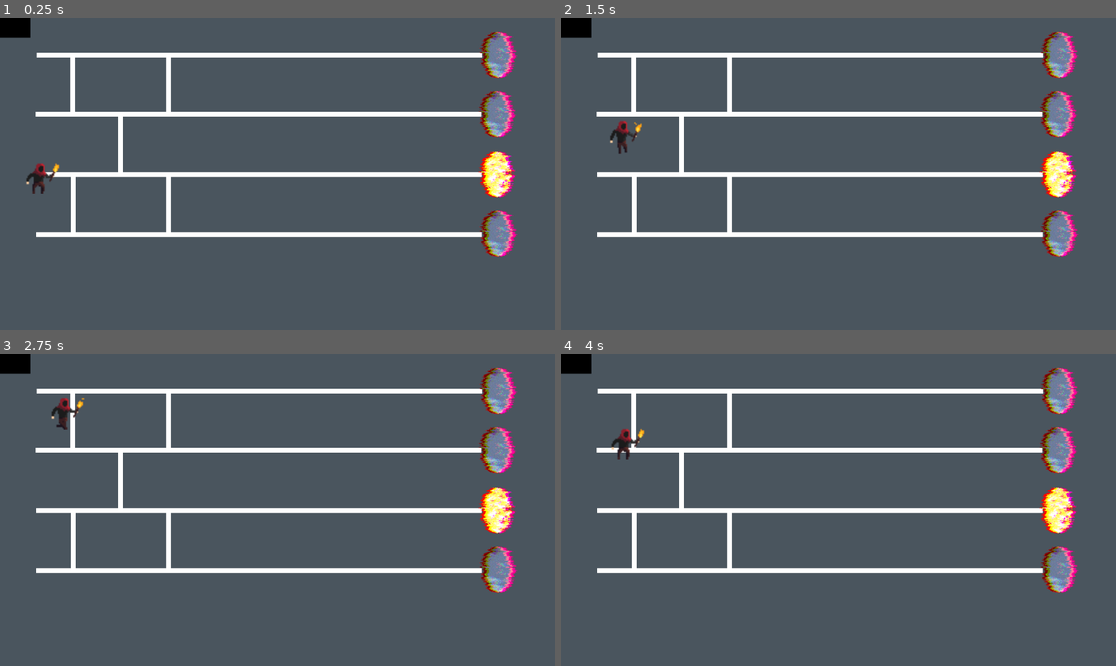
Above: before the commit, frames 1-4 (two rows, left to right).
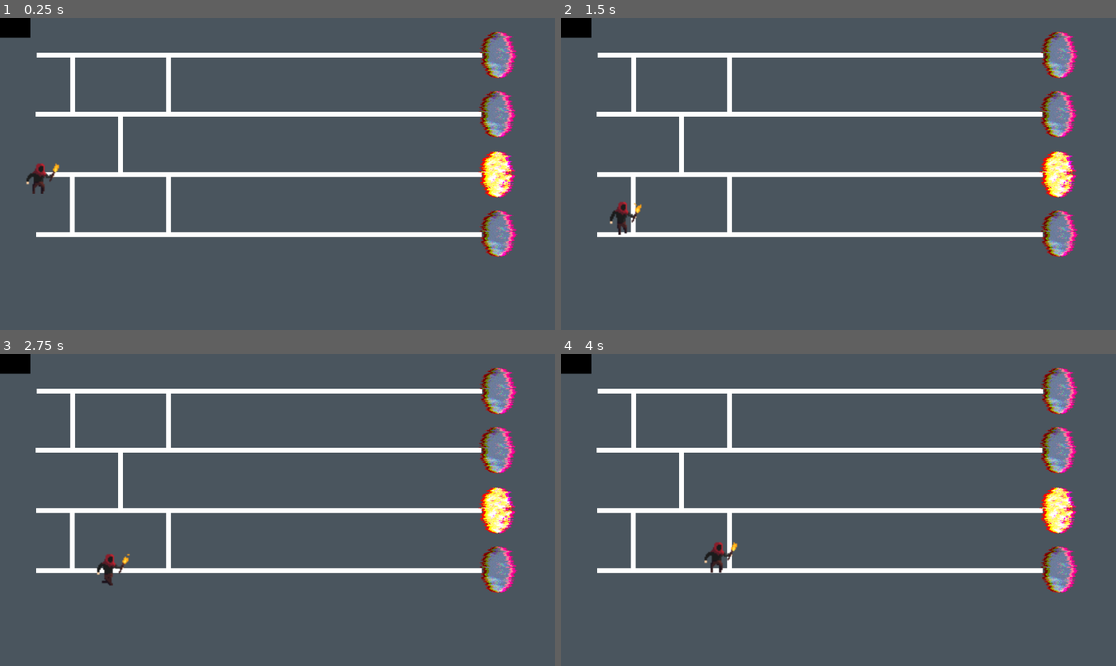
Above: after the commit, the same moments.

Repository: vescito/gae_void
Game: Godot game, scene res://main_scene.tscn
Two runs of this game, one before a commit and one after it. Both use one fixed random seed, a clock stepped at 60 frames per second and the inputs below. The engine's default icon, where the game draws it, is replaced by a stand-in: a white triangle on a blue panel in a dark square. Video files are missing from this copy of the repository; at most half a second of black plays in their place.
Inputs (mouse positions are in pixels of both pictures, inside the frame that each line leads up to):
- Up to frame 1 (0.25 s): no input
- Up to frame 2 (1.5 s): move the mouse to (821, 55) at 0.52 s; click (821, 55) at 0.67 s; move the mouse to (821, 114) at 1.27 s; click (821, 114) at 1.42 s
- Up to frame 3 (2.75 s): move the mouse to (260, 510) at 2.02 s; click (260, 510) at 2.17 s
- Up to frame 4 (4 s): move the mouse to (821, 569) at 2.77 s; click (821, 569) at 2.92 s; move the mouse to (1005, 556) at 3.52 s; click (1005, 556) at 3.67 s

The runs differ from the first frame. In frame 1, less than 0.1% of the frame differs, in the area x 12-14%, y 50-69%; in frame 2, 0.6%; in frame 3, 0.6%; in frame 4, 0.6%, in the area x 9-32%, y 23-71%.

Commit message:
Bugs

Diff:
--- a/Assets/Animations/Animations.tres
+++ b/Assets/Animations/Animations.tres
@@ -1,9 +1,9 @@
 [gd_resource type="SpriteFrames" load_steps=91 format=3 uid="uid://def6lpf4xhrgf"]
 
-[ext_resource type="Texture2D" uid="uid://da0oiqfktosn6" path="res://assets/Cave Explorer (Animated Pixel Art)/Animation Sprite Sheets (PNG)/DeathCaveExplorer-Sheet.png" id="1_eonda"]
-[ext_resource type="Texture2D" uid="uid://kupksq14yoj6" path="res://assets/Cave Explorer (Animated Pixel Art)/Animation Sprite Sheets (PNG)/HurtCaveExplorer-Sheet.png" id="2_3lbxs"]
-[ext_resource type="Texture2D" uid="uid://bg4mmtpuaik7v" path="res://assets/Cave Explorer (Animated Pixel Art)/Animation Sprite Sheets (PNG)/IdleCaveExplorer-Sheet.png" id="3_hls8g"]
-[ext_resource type="Texture2D" uid="uid://c61fyg5kv4qkr" path="res://assets/Cave Explorer (Animated Pixel Art)/Animation Sprite Sheets (PNG)/WalkingCaveExplorer-Sheet.png" id="4_hg058"]
+[ext_resource type="Texture2D" uid="uid://da0oiqfktosn6" path="res://Assets/Cave Explorer (Animated Pixel Art)/Animation Sprite Sheets (PNG)/DeathCaveExplorer-Sheet.png" id="1_eonda"]
+[ext_resource type="Texture2D" uid="uid://kupksq14yoj6" path="res://Assets/Cave Explorer (Animated Pixel Art)/Animation Sprite Sheets (PNG)/HurtCaveExplorer-Sheet.png" id="2_3lbxs"]
+[ext_resource type="Texture2D" uid="uid://bg4mmtpuaik7v" path="res://Assets/Cave Explorer (Animated Pixel Art)/Animation Sprite Sheets (PNG)/IdleCaveExplorer-Sheet.png" id="3_hls8g"]
+[ext_resource type="Texture2D" uid="uid://c61fyg5kv4qkr" path="res://Assets/Cave Explorer (Animated Pixel Art)/Animation Sprite Sheets (PNG)/WalkingCaveExplorer-Sheet.png" id="4_hg058"]
 [ext_resource type="Texture2D" uid="uid://ca6fwet08genp" path="res://Assets/Glitch Portals/V2 (256x256)/1_000.png" id="4_skydy"]
 [ext_resource type="Texture2D" uid="uid://c0hossjqk0v2l" path="res://Assets/Glitch Portals/V2 (256x256)/1_001.png" id="5_f0e0m"]
 [ext_resource type="Texture2D" uid="uid://dpyukhihyo2k5" path="res://Assets/Glitch Portals/V2 (256x256)/1_002.png" id="6_4m8tt"]
--- a/Scripts/Crossing.gd
+++ b/Scripts/Crossing.gd
@@ -7,5 +7,6 @@
 signal takeTurn(l1, l2, mf)
 
 func _on_crossing_body_entered(body):
+	print("Über: ",line1," von/zu ",line2)
 	emit_signal("takeTurn", line1, line2, moveForward)
 	pass # Replace with function body.
--- a/main_scene.tscn
+++ b/main_scene.tscn
@@ -22,13 +22,268 @@
 [node name="MainScene" type="Node2D"]
 script = ExtResource("1_e6rvp")
 
+[node name="Main Lines" type="Node2D" parent="."]
+
+[node name="Crossing4" type="Area2D" parent="Main Lines" node_paths=PackedStringArray("line1", "line2")]
+position = Vector2(350, 200)
+script = ExtResource("1_gxbo7")
+line1 = NodePath("../../Connectors/Area1/Line2D4")
+line2 = NodePath("../Line2D_2")
+
+[node name="CollisionShape2D" type="CollisionShape2D" parent="Main Lines/Crossing4"]
+position = Vector2(1, 0)
+shape = SubResource("CircleShape2D_mfe7w")
+
+[node name="Crossing3" type="Area2D" parent="Main Lines/Crossing4" node_paths=PackedStringArray("line1", "line2")]
+position = Vector2(0, -125)
+script = ExtResource("1_gxbo7")
+line1 = NodePath("../../../Connectors/Area1/Line2D4")
+line2 = NodePath("../../Line2D_1")
+moveForward = true
+
+[node name="CollisionShape2D" type="CollisionShape2D" parent="Main Lines/Crossing4/Crossing3"]
+position = Vector2(1, 0)
+shape = SubResource("CircleShape2D_mfe7w")
+
+[node name="Crossing2" type="Area2D" parent="Main Lines" node_paths=PackedStringArray("line1", "line2")]
+position = Vector2(150, 200)
+script = ExtResource("1_gxbo7")
+line1 = NodePath("../../Connectors/Area1/Line2D")
+line2 = NodePath("../Line2D_2")
+
+[node name="CollisionShape2D" type="CollisionShape2D" parent="Main Lines/Crossing2"]
+position = Vector2(1, 0)
+shape = SubResource("CircleShape2D_mfe7w")
+
+[node name="Crossing" type="Area2D" parent="Main Lines/Crossing2" node_paths=PackedStringArray("line1", "line2")]
+position = Vector2(0, -125)
+script = ExtResource("1_gxbo7")
+line1 = NodePath("../../../Connectors/Area1/Line2D")
+line2 = NodePath("../../Line2D_1")
+moveForward = true
+
+[node name="CollisionShape2D" type="CollisionShape2D" parent="Main Lines/Crossing2/Crossing"]
+position = Vector2(1, 0)
+shape = SubResource("CircleShape2D_mfe7w")
+
+[node name="Line2D_1" type="Line2D" parent="Main Lines"]
+unique_name_in_owner = true
+position = Vector2(1, 2)
+points = PackedVector2Array(75, 75, 1000, 75)
+
+[node name="Finish_1" type="Area2D" parent="Main Lines/Line2D_1"]
+position = Vector2(1032, 74)
+
+[node name="CollisionShape2D" type="CollisionShape2D" parent="Main Lines/Line2D_1/Finish_1"]
+scale = Vector2(3, 3)
+shape = SubResource("RectangleShape2D_k68mm")
+
+[node name="Void_1" type="AnimatedSprite2D" parent="Main Lines/Line2D_1/Finish_1"]
+position = Vector2(-2, 124)
+scale = Vector2(0.4, 0.4)
+sprite_frames = ExtResource("4_80jq1")
+animation = &"void"
+frame_progress = 0.542518
+speed_scale = 2.5
+
+[node name="Area2D_1" type="Area2D" parent="Main Lines/Line2D_1"]
+
+[node name="CollisionShape2D" type="CollisionShape2D" parent="Main Lines/Line2D_1/Area2D_1"]
+position = Vector2(537.5, 75)
+shape = SubResource("RectangleShape2D_774y4")
+
+[node name="Line2D_2" type="Line2D" parent="Main Lines"]
+unique_name_in_owner = true
+position = Vector2(-1, 0)
+points = PackedVector2Array(75, 200, 1000, 200)
+
+[node name="Finish_2" type="Area2D" parent="Main Lines/Line2D_2"]
+position = Vector2(1032, 200)
+
+[node name="CollisionShape2D" type="CollisionShape2D" parent="Main Lines/Line2D_2/Finish_2"]
+scale = Vector2(3, 3)
+shape = SubResource("RectangleShape2D_k68mm")
+
+[node name="Void2" type="AnimatedSprite2D" parent="Main Lines/Line2D_2/Finish_2"]
+position = Vector2(2, -123)
+scale = Vector2(0.4, 0.4)
+sprite_frames = ExtResource("4_80jq1")
+animation = &"void"
+speed_scale = 2.5
+
+[node name="Area2D_2" type="Area2D" parent="Main Lines/Line2D_2"]
+position = Vector2(0, 125)
+
+[node name="CollisionShape2D" type="CollisionShape2D" parent="Main Lines/Line2D_2/Area2D_2"]
+position = Vector2(537.5, 75)
+shape = SubResource("RectangleShape2D_774y4")
+
+[node name="Line2D_3" type="Line2D" parent="Main Lines"]
+unique_name_in_owner = true
+points = PackedVector2Array(75, 325, 1000, 325)
+
+[node name="Finish_3" type="Area2D" parent="Main Lines/Line2D_3"]
+position = Vector2(1031, 325)
+
+[node name="CollisionShape2D" type="CollisionShape2D" parent="Main Lines/Line2D_3/Finish_3"]
+scale = Vector2(3, 3)
+shape = SubResource("RectangleShape2D_k68mm")
+
+[node name="FinishSprite" type="Sprite2D" parent="Main Lines/Line2D_3/Finish_3"]
+scale = Vector2(0.4, 0.4)
+texture = ExtResource("6_67o1n")
+
+[node name="Area2D_3" type="Area2D" parent="Main Lines/Line2D_3"]
+position = Vector2(0, 250)
+
+[node name="CollisionShape2D" type="CollisionShape2D" parent="Main Lines/Line2D_3/Area2D_3"]
+position = Vector2(537.5, 75)
+shape = SubResource("RectangleShape2D_774y4")
+
+[node name="Line2D_4" type="Line2D" parent="Main Lines"]
+unique_name_in_owner = true
+points = PackedVector2Array(75, 450, 1000, 450)
+
+[node name="Finish_4" type="Area2D" parent="Main Lines/Line2D_4"]
+position = Vector2(1032, 447)
+
+[node name="CollisionShape2D" type="CollisionShape2D" parent="Main Lines/Line2D_4/Finish_4"]
+scale = Vector2(3, 3)
+shape = SubResource("RectangleShape2D_k68mm")
+
+[node name="Void4" type="AnimatedSprite2D" parent="Main Lines/Line2D_4/Finish_4"]
+position = Vector2(1, 1)
+scale = Vector2(0.4, 0.4)
+sprite_frames = ExtResource("4_80jq1")
+animation = &"void"
+speed_scale = 2.5
+
+[node name="Area2D_4" type="Area2D" parent="Main Lines/Line2D_4"]
+position = Vector2(0, 375)
+
+[node name="CollisionShape2D" type="CollisionShape2D" parent="Main Lines/Line2D_4/Area2D_4"]
+position = Vector2(537.5, 75)
+shape = SubResource("RectangleShape2D_774y4")
+
+[node name="Crossing6" type="Area2D" parent="Main Lines" node_paths=PackedStringArray("line1", "line2")]
+position = Vector2(250, 323)
+script = ExtResource("1_gxbo7")
+line1 = NodePath("../../Connectors/Area2/Line2D3")
+line2 = NodePath("../Line2D_3")
+
+[node name="CollisionShape2D" type="CollisionShape2D" parent="Main Lines/Crossing6"]
+position = Vector2(1, 0)
+shape = SubResource("CircleShape2D_mfe7w")
+
+[node name="Crossing5" type="Area2D" parent="Main Lines/Crossing6" node_paths=PackedStringArray("line1", "line2")]
+position = Vector2(0, -125)
+script = ExtResource("1_gxbo7")
+line1 = NodePath("../../../Connectors/Area2/Line2D3")
+line2 = NodePath("../../Line2D_2")
+moveForward = true
+
+[node name="CollisionShape2D" type="CollisionShape2D" parent="Main Lines/Crossing6/Crossing5"]
+position = Vector2(1, 0)
+shape = SubResource("CircleShape2D_mfe7w")
+
+[node name="Crossing8" type="Area2D" parent="Main Lines" node_paths=PackedStringArray("line1", "line2")]
+position = Vector2(150, 450)
+script = ExtResource("1_gxbo7")
+line1 = NodePath("../../Connectors/Area3/Line2D6")
+line2 = NodePath("../Line2D_4")
+moveForward = true
+
+[node name="CollisionShape2D" type="CollisionShape2D" parent="Main Lines/Crossing8"]
+position = Vector2(1, 0)
+shape = SubResource("CircleShape2D_mfe7w")
+
+[node name="Crossing7" type="Area2D" parent="Main Lines/Crossing8" node_paths=PackedStringArray("line1", "line2")]
+position = Vector2(-1, -125)
+script = ExtResource("1_gxbo7")
+line1 = NodePath("../../../Connectors/Area3/Line2D6")
+line2 = NodePath("../../Line2D_3")
+
+[node name="CollisionShape2D" type="CollisionShape2D" parent="Main Lines/Crossing8/Crossing7"]
+position = Vector2(1, 0)
+shape = SubResource("CircleShape2D_mfe7w")
+
+[node name="Crossing10" type="Area2D" parent="Main Lines" node_paths=PackedStringArray("line1", "line2")]
+position = Vector2(349, 450)
+script = ExtResource("1_gxbo7")
+line1 = NodePath("../../Connectors/Area3/Line2D5")
+line2 = NodePath("../Line2D_4")
+
+[node name="CollisionShape2D" type="CollisionShape2D" parent="Main Lines/Crossing10"]
+position = Vector2(1, 0)
+shape = SubResource("CircleShape2D_mfe7w")
+
+[node name="Crossing9" type="Area2D" parent="Main Lines/Crossing10" node_paths=PackedStringArray("line1", "line2")]
+position = Vector2(0, -125)
+script = ExtResource("1_gxbo7")
+line1 = NodePath("../../../Connectors/Area3/Line2D5")
+line2 = NodePath("../../Line2D_3")
+moveForward = true
+
+[node name="CollisionShape2D" type="CollisionShape2D" parent="Main Lines/Crossing10/Crossing9"]
+position = Vector2(1, 0)
+shape = SubResource("CircleShape2D_mfe7w")
+
+[node name="Connectors" type="Node2D" parent="."]
+unique_name_in_owner = true
+
+[node name="Area1" type="Node2D" parent="Connectors"]
+unique_name_in_owner = true
+
+[node name="Line2D" type="Line2D" parent="Connectors/Area1"]
+position = Vector2(1, 0)
+points = PackedVector2Array(150, 75, 150, 200)
+
+[node name="Line2D4" type="Line2D" parent="Connectors/Area1"]
+points = PackedVector2Array(350, 75, 350, 200)
+
+[node name="Area2" type="Node2D" parent="Connectors"]
+unique_name_in_owner = true
+
+[node name="Line2D3" type="Line2D" parent="Connectors/Area2"]
+points = PackedVector2Array(250, 200, 250, 325)
+
+[node name="Area3" type="Node2D" parent="Connectors"]
+unique_name_in_owner = true
+
+[node name="Line2D5" type="Line2D" parent="Connectors/Area3"]
+points = PackedVector2Array(350, 325, 350, 450)
+
+[node name="Line2D6" type="Line2D" parent="Connectors/Area3"]
+points = PackedVector2Array(150, 451, 150, 326)
+
+[node name="CharacterBody2D" type="CharacterBody2D" parent="."]
+unique_name_in_owner = true
+script = ExtResource("1_cu6eg")
+
+[node name="Sprite2D" type="Sprite2D" parent="CharacterBody2D"]
+visible = false
+scale = Vector2(0.5, 0.5)
+texture = ExtResource("1_0h7x3")
+
+[node name="CollisionShape2D" type="CollisionShape2D" parent="CharacterBody2D"]
+scale = Vector2(0.1, 0.1)
+shape = SubResource("RectangleShape2D_0372o")
+
+[node name="PlayerAnim" type="AnimatedSprite2D" parent="CharacterBody2D"]
+scale = Vector2(2.5, 2.5)
+sprite_frames = ExtResource("4_80jq1")
+animation = &"death"
+frame_progress = 0.672843
+
 [node name="Control" type="Control" parent="."]
 layout_mode = 3
 anchors_preset = 0
 offset_right = 40.0
 offset_bottom = 40.0
+mouse_filter = 2
 
 [node name="VideoStreamPlayer" type="VideoStreamPlayer" parent="Control"]
+z_index = -5
 custom_minimum_size = Vector2(2.08165e-12, 2.08165e-12)
 layout_direction = 1
 layout_mode = 0
@@ -36,6 +291,7 @@
 offset_top = -23.0
 offset_right = 1279.0
 offset_bottom = 697.0
+mouse_filter = 2
 stream = ExtResource("2_an6gh")
 autoplay = true
 loop = true
@@ -43,260 +299,6 @@
 [node name="AudioStreamPlayer2D" type="AudioStreamPlayer2D" parent="Control"]
 stream = ExtResource("3_5sas1")
 autoplay = true
-
-[node name="Main Lines" type="Node2D" parent="."]
-
-[node name="Crossing4" type="Area2D" parent="Main Lines" node_paths=PackedStringArray("line1", "line2")]
-position = Vector2(350, 200)
-script = ExtResource("1_gxbo7")
-line1 = NodePath("../../Connectors/Area1/Line2D4")
-line2 = NodePath("../Line2D_2")
-
-[node name="CollisionShape2D" type="CollisionShape2D" parent="Main Lines/Crossing4"]
-position = Vector2(1, 0)
-shape = SubResource("CircleShape2D_mfe7w")
-
-[node name="Crossing3" type="Area2D" parent="Main Lines/Crossing4" node_paths=PackedStringArray("line1", "line2")]
-position = Vector2(0, -125)
-script = ExtResource("1_gxbo7")
-line1 = NodePath("../../../Connectors/Area1/Line2D4")
-line2 = NodePath("../../Line2D_1")
-moveForward = true
-
-[node name="CollisionShape2D" type="CollisionShape2D" parent="Main Lines/Crossing4/Crossing3"]
-position = Vector2(1, 0)
-shape = SubResource("CircleShape2D_mfe7w")
-
-[node name="Crossing2" type="Area2D" parent="Main Lines" node_paths=PackedStringArray("line1", "line2")]
-position = Vector2(150, 200)
-script = ExtResource("1_gxbo7")
-line1 = NodePath("../../Connectors/Area1/Line2D")
-line2 = NodePath("../Line2D_2")
-
-[node name="CollisionShape2D" type="CollisionShape2D" parent="Main Lines/Crossing2"]
-position = Vector2(1, 0)
-shape = SubResource("CircleShape2D_mfe7w")
-
-[node name="Crossing" type="Area2D" parent="Main Lines/Crossing2" node_paths=PackedStringArray("line1", "line2")]
-position = Vector2(0, -125)
-script = ExtResource("1_gxbo7")
-line1 = NodePath("../../../Connectors/Area1/Line2D")
-line2 = NodePath("../../Line2D_1")
-moveForward = true
-
-[node name="CollisionShape2D" type="CollisionShape2D" parent="Main Lines/Crossing2/Crossing"]
-position = Vector2(1, 0)
-shape = SubResource("CircleShape2D_mfe7w")
-
-[node name="Line2D_1" type="Line2D" parent="Main Lines"]
-unique_name_in_owner = true
-position = Vector2(1, 2)
-points = PackedVector2Array(75, 75, 1000, 75)
-
-[node name="Finish_1" type="Area2D" parent="Main Lines/Line2D_1"]
-position = Vector2(1032, 74)
-
-[node name="CollisionShape2D" type="CollisionShape2D" parent="Main Lines/Line2D_1/Finish_1"]
-scale = Vector2(3, 3)
-shape = SubResource("RectangleShape2D_k68mm")
-
-[node name="Void_1" type="AnimatedSprite2D" parent="Main Lines/Line2D_1/Finish_1"]
-position = Vector2(-2, 124)
-scale = Vector2(0.4, 0.4)
-sprite_frames = ExtResource("4_80jq1")
-animation = &"void"
-frame_progress = 0.542518
-speed_scale = 2.5
-
-[node name="Area2D_1" type="Area2D" parent="Main Lines/Line2D_1"]
-
-[node name="CollisionShape2D" type="CollisionShape2D" parent="Main Lines/Line2D_1/Area2D_1"]
-position = Vector2(537.5, 75)
-shape = SubResource("RectangleShape2D_774y4")
-
-[node name="Line2D_2" type="Line2D" parent="Main Lines"]
-unique_name_in_owner = true
-position = Vector2(-1, 0)
-points = PackedVector2Array(75, 200, 1000, 200)
-
-[node name="Finish_2" type="Area2D" parent="Main Lines/Line2D_2"]
-position = Vector2(1032, 200)
-
-[node name="CollisionShape2D" type="CollisionShape2D" parent="Main Lines/Line2D_2/Finish_2"]
-scale = Vector2(3, 3)
-shape = SubResource("RectangleShape2D_k68mm")
-
-[node name="Void2" type="AnimatedSprite2D" parent="Main Lines/Line2D_2/Finish_2"]
-position = Vector2(2, -123)
-scale = Vector2(0.4, 0.4)
-sprite_frames = ExtResource("4_80jq1")
-animation = &"void"
-speed_scale = 2.5
-
-[node name="Area2D_2" type="Area2D" parent="Main Lines/Line2D_2"]
-position = Vector2(0, 125)
-
-[node name="CollisionShape2D" type="CollisionShape2D" parent="Main Lines/Line2D_2/Area2D_2"]
-position = Vector2(537.5, 75)
-shape = SubResource("RectangleShape2D_774y4")
-
-[node name="Line2D_3" type="Line2D" parent="Main Lines"]
-unique_name_in_owner = true
-points = PackedVector2Array(75, 325, 1000, 325)
-
-[node name="Finish_3" type="Area2D" parent="Main Lines/Line2D_3"]
-position = Vector2(1031, 325)
-
-[node name="CollisionShape2D" type="CollisionShape2D" parent="Main Lines/Line2D_3/Finish_3"]
-scale = Vector2(3, 3)
-shape = SubResource("RectangleShape2D_k68mm")
-
-[node name="FinishSprite" type="Sprite2D" parent="Main Lines/Line2D_3/Finish_3"]
-scale = Vector2(0.4, 0.4)
-texture = ExtResource("6_67o1n")
-
-[node name="Area2D_3" type="Area2D" parent="Main Lines/Line2D_3"]
-position = Vector2(0, 250)
-
-[node name="CollisionShape2D" type="CollisionShape2D" parent="Main Lines/Line2D_3/Area2D_3"]
-position = Vector2(537.5, 75)
-shape = SubResource("RectangleShape2D_774y4")
-
-[node name="Line2D_4" type="Line2D" parent="Main Lines"]
-unique_name_in_owner = true
-points = PackedVector2Array(75, 450, 1000, 450)
-
-[node name="Finish_4" type="Area2D" parent="Main Lines/Line2D_4"]
-position = Vector2(1032, 447)
-
-[node name="CollisionShape2D" type="CollisionShape2D" parent="Main Lines/Line2D_4/Finish_4"]
-scale = Vector2(3, 3)
-shape = SubResource("RectangleShape2D_k68mm")
-
-[node name="Void4" type="AnimatedSprite2D" parent="Main Lines/Line2D_4/Finish_4"]
-position = Vector2(1, 1)
-scale = Vector2(0.4, 0.4)
-sprite_frames = ExtResource("4_80jq1")
-animation = &"void"
-speed_scale = 2.5
-
-[node name="Area2D_4" type="Area2D" parent="Main Lines/Line2D_4"]
-position = Vector2(0, 375)
-
-[node name="CollisionShape2D" type="CollisionShape2D" parent="Main Lines/Line2D_4/Area2D_4"]
-position = Vector2(537.5, 75)
-shape = SubResource("RectangleShape2D_774y4")
-
-[node name="Crossing6" type="Area2D" parent="Main Lines" node_paths=PackedStringArray("line1", "line2")]
-position = Vector2(250, 323)
-script = ExtResource("1_gxbo7")
-line1 = NodePath("../../Connectors/Area2/Line2D3")
-line2 = NodePath("../Line2D_3")
-
-[node name="CollisionShape2D" type="CollisionShape2D" parent="Main Lines/Crossing6"]
-position = Vector2(1, 0)
-shape = SubResource("CircleShape2D_mfe7w")
-
-[node name="Crossing5" type="Area2D" parent="Main Lines/Crossing6" node_paths=PackedStringArray("line1", "line2")]
-position = Vector2(0, -125)
-script = ExtResource("1_gxbo7")
-line1 = NodePath("../../../Connectors/Area2/Line2D3")
-line2 = NodePath("../../Line2D_2")
-moveForward = true
-
-[node name="CollisionShape2D" type="CollisionShape2D" parent="Main Lines/Crossing6/Crossing5"]
-position = Vector2(1, 0)
-shape = SubResource("CircleShape2D_mfe7w")
-
-[node name="Crossing8" type="Area2D" parent="Main Lines" node_paths=PackedStringArray("line1", "line2")]
-position = Vector2(152, 450)
-script = ExtResource("1_gxbo7")
-line1 = NodePath("../../Connectors/Area3/Line2D2")
-line2 = NodePath("../Line2D_4")
-
-[node name="CollisionShape2D" type="CollisionShape2D" parent="Main Lines/Crossing8"]
-position = Vector2(1, 0)
-shape = SubResource("CircleShape2D_mfe7w")
-
-[node name="Crossing7" type="Area2D" parent="Main Lines/Crossing8" node_paths=PackedStringArray("line1", "line2")]
-position = Vector2(0, -125)
-script = ExtResource("1_gxbo7")
-line1 = NodePath("../../../Connectors/Area3/Line2D2")
-line2 = NodePath("../../Line2D_3")
-moveForward = true
-
-[node name="CollisionShape2D" type="CollisionShape2D" parent="Main Lines/Crossing8/Crossing7"]
-position = Vector2(1, 0)
-shape = SubResource("CircleShape2D_mfe7w")
-
-[node name="Crossing10" type="Area2D" parent="Main Lines" node_paths=PackedStringArray("line1", "line2")]
-position = Vector2(349, 450)
-script = ExtResource("1_gxbo7")
-line1 = NodePath("../../Connectors/Area3/Line2D5")
-line2 = NodePath("../Line2D_4")
-
-[node name="CollisionShape2D" type="CollisionShape2D" parent="Main Lines/Crossing10"]
-position = Vector2(1, 0)
-shape = SubResource("CircleShape2D_mfe7w")
-
-[node name="Crossing9" type="Area2D" parent="Main Lines/Crossing10" node_paths=PackedStringArray("line1", "line2")]
-position = Vector2(0, -125)
-script = ExtResource("1_gxbo7")
-line1 = NodePath("../../../Connectors/Area3/Line2D5")
-line2 = NodePath("../../Line2D_3")
-moveForward = true
-
-[node name="CollisionShape2D" type="CollisionShape2D" parent="Main Lines/Crossing10/Crossing9"]
-position = Vector2(1, 0)
-shape = SubResource("CircleShape2D_mfe7w")
-
-[node name="Connectors" type="Node2D" parent="."]
-unique_name_in_owner = true
-
-[node name="Area1" type="Node2D" parent="Connectors"]
-unique_name_in_owner = true
-
-[node name="Line2D" type="Line2D" parent="Connectors/Area1"]
-position = Vector2(1, 0)
-points = PackedVector2Array(150, 75, 150, 200)
-
-[node name="Line2D4" type="Line2D" parent="Connectors/Area1"]
-points = PackedVector2Array(350, 75, 350, 200)
-
-[node name="Area2" type="Node2D" parent="Connectors"]
-unique_name_in_owner = true
-
-[node name="Line2D3" type="Line2D" parent="Connectors/Area2"]
-points = PackedVector2Array(250, 200, 250, 325)
-
-[node name="Area3" type="Node2D" parent="Connectors"]
-unique_name_in_owner = true
-
-[node name="Line2D2" type="Line2D" parent="Connectors/Area3"]
-position = Vector2(2, 253)
-points = PackedVector2Array(150, 75, 150, 200)
-
-[node name="Line2D5" type="Line2D" parent="Connectors/Area3"]
-points = PackedVector2Array(350, 325, 350, 450)
-
-[node name="CharacterBody2D" type="CharacterBody2D" parent="."]
-unique_name_in_owner = true
-script = ExtResource("1_cu6eg")
-
-[node name="Sprite2D" type="Sprite2D" parent="CharacterBody2D"]
-visible = false
-scale = Vector2(0.5, 0.5)
-texture = ExtResource("1_0h7x3")
-
-[node name="CollisionShape2D" type="CollisionShape2D" parent="CharacterBody2D"]
-scale = Vector2(0.1, 0.1)
-shape = SubResource("RectangleShape2D_0372o")
-
-[node name="PlayerAnim" type="AnimatedSprite2D" parent="CharacterBody2D"]
-scale = Vector2(2.5, 2.5)
-sprite_frames = ExtResource("4_80jq1")
-animation = &"death"
-frame_progress = 0.672843
 
 [connection signal="turn" from="." to="CharacterBody2D" method="_on_main_scene_turn"]
 [connection signal="body_entered" from="Main Lines/Crossing4" to="Main Lines/Crossing4" method="_on_crossing_body_entered"]
Not shown: 1 places in crossing.tscn that only renumber resources
